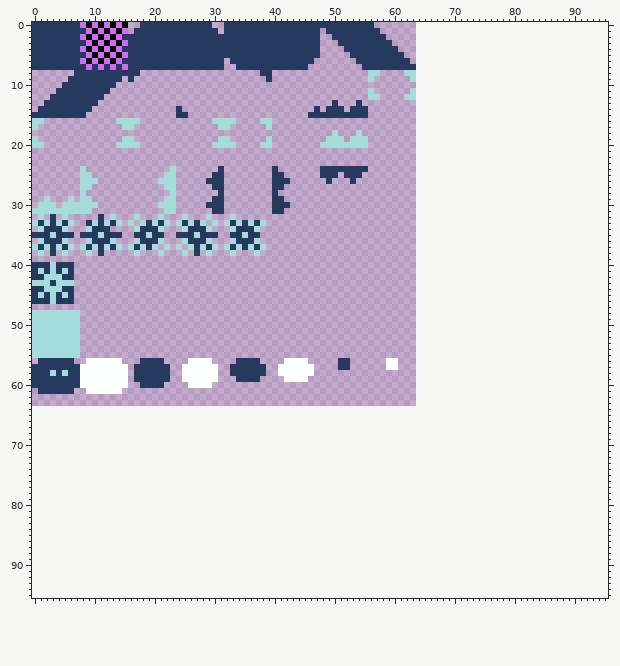
Edited in one commit: sprite sheet (game/assets/spritesheet.png). The picture above was drawn from the file before the commit.
The file is 64x64 pixels. The old version is drawn lined up with the new one, on the new canvas.
After:
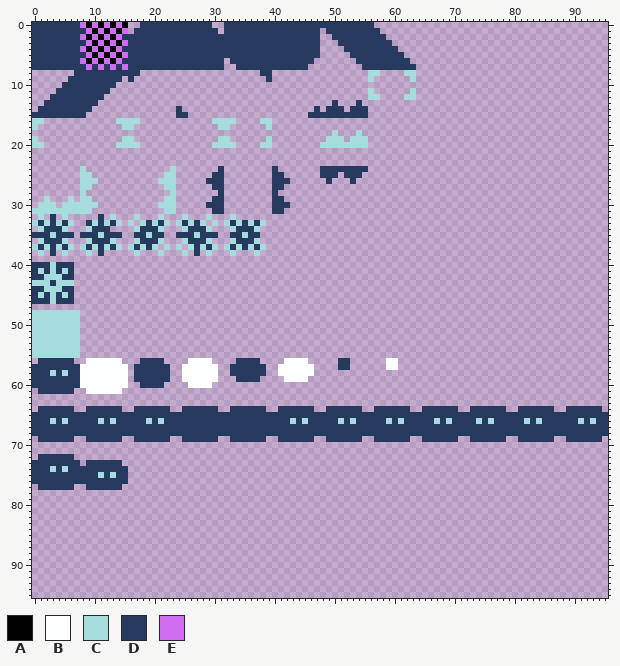
Palette (. is transparent): A #000000  B #feffff  C #a4dddb  D #253a5e  E #ce6df1
Changes in this commit:
canvas 64x64 -> 96x96
@@ x 0..95 @@
 63 ................................................................................................
-64 ................................................................................................
-65 ................................................................................................
-66 ................................................................................................
-67 ................................................................................................
-68 ................................................................................................
-69 ................................................................................................
+64 .DDDDDD..DDDDDD..DDDDDD..DDDDDD..DDDDDD..DDDDDD..DDDDDD..DDDDDD..DDDDDD..DDDDDD..DDDDDD..DDDDDD.
+65 DDDDDDDDDDDDDDDDDDDDDDDDDDDDDDDDDDDDDDDDDDDDDDDDDDDDDDDDDDDDDDDDDDDDDDDDDDDDDDDDDDDDDDDDDDDDDDDD
+66 DDDCDCDDDDDCDCDDDDDCDCDDDDDDDDDDDDDDDDDDDDDCDCDDDDDCDCDDDDDCDCDDDDDCDCDDDDCDCDDDDDCDCDDDDDDCDCDD
+67 DDDDDDDDDDDDDDDDDDDDDDDDDDDDDDDDDDDDDDDDDDDDDDDDDDDDDDDDDDDDDDDDDDDDDDDDDDDDDDDDDDDDDDDDDDDDDDDD
+68 DDDDDDDDDDDDDDDDDDDDDDDDDDDDDDDDDDDDDDDDDDDDDDDDDDDDDDDDDDDDDDDDDDDDDDDDDDDDDDDDDDDDDDDDDDDDDDDD
+69 .DDDDDD..DDDDDD..DDDDDD..DDDDDD..DDDDDD..DDDDDD..DDDDDD..DDDDDD..DDDDDD..DDDDDD..DDDDDD..DDDDDD.
 70 ................................................................................................
 71 ................................................................................................
-72 ................................................................................................
-73 ................................................................................................
-74 ................................................................................................
-75 ................................................................................................
-76 ................................................................................................
-77 ................................................................................................
+72 .DDDDDD.........................................................................................
+73 DDDDDDDD.DDDDDD.................................................................................
+74 DDDCDCDDDDDDDDDD................................................................................
+75 DDDDDDDDDDDCDCDD................................................................................
+76 DDDDDDDDDDDDDDDD................................................................................
+77 .DDDDDD..DDDDDD.................................................................................
 78 ................................................................................................
Where, in picture pixels (left, top, right, bottom), the same in both pictures:
added: (32, 406, 608, 490)
